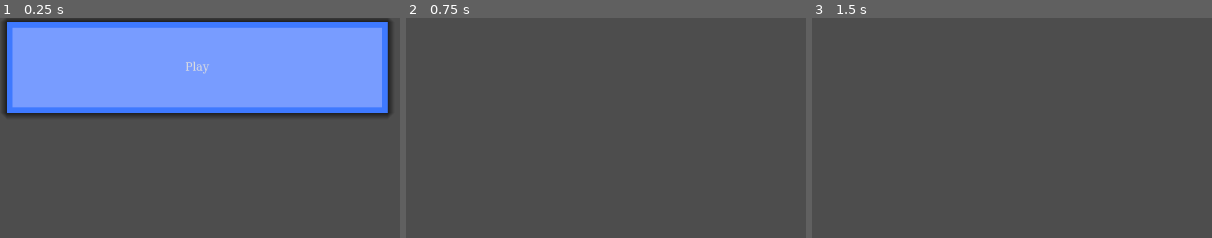
Above: before the commit, frames 1-3 (left to right).
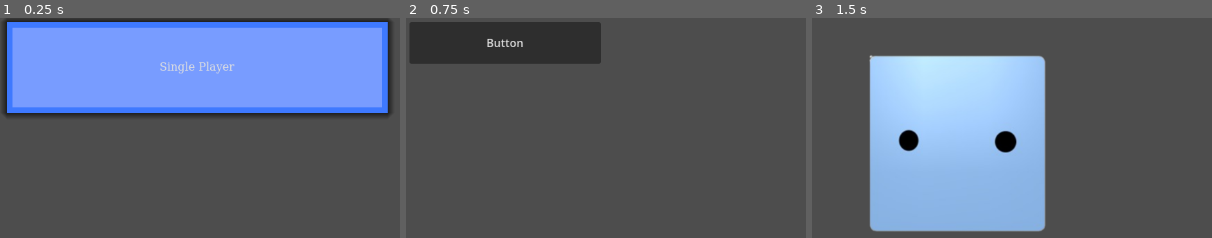
Above: after the commit, the same moments.

Repository: Galactice-Games/shapes-and-games
Game: Godot game, scene res://main-menu.tscn
Two runs of this game, one before a commit and one after it. Both use one fixed random seed, a clock stepped at 60 frames per second and the inputs below.
Inputs (mouse positions are in pixels of both pictures, inside the frame that each line leads up to):
- Up to frame 1 (0.25 s): no input
- Up to frame 2 (0.75 s): click "Play" (after the commit: "Single Player") at 0.5 s
- Up to frame 3 (1.5 s): click (912, 42) at 1.25 s, where only the run after the commit has a clickable "Button"

The runs differ from the first frame. In frame 1, 0.4% of the frame differs, in the area x 40-59%, y 19-26%; in frame 2, 9.0%; in frame 3, 35%, in the area x 14-59%, y 16-98%.

Commit message:
added... stuff?

Diff:
--- /dev/null
+++ b/Level 1-1.tscn
@@ -0,0 +1,10 @@
+[gd_scene format=3 uid="uid://nhybgwaj071t"]
+
+[ext_resource type="PackedScene" uid="uid://d087f5ptkf6e0" path="res://Player.tscn" id="1_yvlmd"]
+[ext_resource type="Script" uid="uid://duaw17u6d6tr0" path="res://player.gd" id="2_iaffw"]
+
+[node name="Node2D" type="Node2D" unique_id=1115781575]
+
+[node name="Node2D" parent="." unique_id=1922958608 instance=ExtResource("1_yvlmd")]
+position = Vector2(209, 172)
+script = ExtResource("2_iaffw")
--- /dev/null
+++ b/Player.tscn
@@ -0,0 +1,18 @@
+[gd_scene format=3 uid="uid://d087f5ptkf6e0"]
+
+[ext_resource type="Texture2D" uid="uid://cjs466mc6oxnm" path="res://VectorMotion-Image-1781580971796-removebg-preview.png" id="1_xhfnw"]
+
+[sub_resource type="RectangleShape2D" id="RectangleShape2D_kpjcp"]
+size = Vector2(241, 200.25)
+
+[node name="Node2D" type="Node2D" unique_id=1922958608]
+
+[node name="SOC" type="CharacterBody2D" parent="." unique_id=1047510942]
+
+[node name="CollisionShape2D" type="CollisionShape2D" parent="SOC" unique_id=591353281]
+position = Vector2(-3, 2)
+shape = SubResource("RectangleShape2D_kpjcp")
+
+[node name="Sprite2D" type="Sprite2D" parent="." unique_id=1694046214]
+position = Vector2(-1, 3)
+texture = ExtResource("1_xhfnw")
--- /dev/null
+++ b/default_bus_layout.tres
@@ -0,0 +1,3 @@
+[gd_resource type="AudioBusLayout" format=3 uid="uid://bufrdyi27lgrx"]
+
+[resource]
--- a/level selector.tscn
+++ b/level selector.tscn
@@ -1,9 +1,24 @@
 [gd_scene format=3 uid="uid://d1f3v5h4bx3uj"]
+
+[ext_resource type="Script" uid="uid://bco2ynu56gob7" path="res://level_selector.gd" id="1_yejoa"]
 
 [node name="Control" type="Control" unique_id=420543952]
 layout_mode = 3
 anchors_preset = 15
 anchor_right = 1.0
 anchor_bottom = 1.0
+offset_left = 5.0
+offset_top = 6.0
+offset_right = 5.0
+offset_bottom = 6.0
 grow_horizontal = 2
 grow_vertical = 2
+script = ExtResource("1_yejoa")
+
+[node name="Button" type="Button" parent="." unique_id=666705039]
+layout_mode = 0
+offset_right = 276.0
+offset_bottom = 60.0
+text = "Button"
+
+[connection signal="pressed" from="Button" to="." method="_on_button_pressed"]
--- /dev/null
+++ b/level_selector.gd
@@ -0,0 +1,3 @@
+extends Control
+func _on_button_pressed():
+	get_tree().change_scene_to_file("res://Level 1-1.tscn")
--- a/main-menu.tscn
+++ b/main-menu.tscn
@@ -68,6 +68,6 @@
 theme_override_styles/normal = SubResource("StyleBoxFlat_4thvv")
 theme_override_styles/pressed = SubResource("StyleBoxFlat_gvk52")
 theme_override_styles/hover = SubResource("StyleBoxFlat_j3jwc")
-text = "Play"
+text = "Single Player"
 
 [connection signal="pressed" from="Play button" to="." method="_on_play_button_pressed"]
--- /dev/null
+++ b/player.gd
@@ -0,0 +1,6 @@
+extends CharacterBody2D
+
+func _physics_process(delta):
+
+	velocity.x=300
+	move_and_slide()
--- a/project.godot
+++ b/project.godot
@@ -23,10 +23,28 @@
 
 project/editorState=[{
 "column": 0,
-"current": true,
-"line": 4,
+"line": 1,
 "path": "res://main_menu.gd",
 "type": "file"
+}, {
+"column": 0,
+"line": 0,
+"path": "res://play_button.gd",
+"type": "file"
+}, {
+"column": 0,
+"line": 0,
+"path": "res://level_selector.gd",
+"type": "file"
+}, {
+"column": 0,
+"current": true,
+"line": 0,
+"path": "res://player.gd",
+"type": "file"
 }]
-project/breakpoints={}
+project/breakpoints={
+"res://button.gd": PackedInt32Array(1, 0),
+"res://play_button.gd": PackedInt32Array(1, 2)
+}
 project/disabled_breakpoints={}
Binary file added: VectorMotion-Image-1781580971796-removebg-preview.png
Not shown, added: VectorMotion-Image-1781580971796-removebg-preview.png.import
Binary file added: VectorMotion-Image-1781580971796.png
Not shown, added: VectorMotion-Image-1781580971796.png.import
Not shown, added: level_selector.gd.uid
Not shown, added: player.gd.uid
